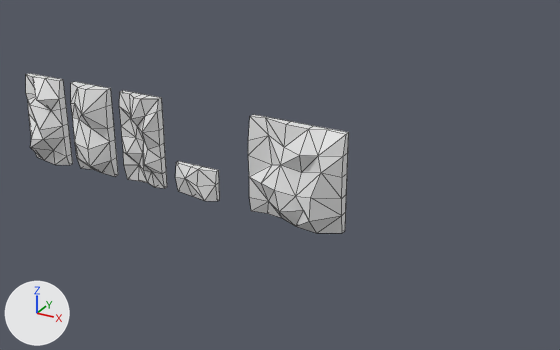
Before and after pictures for a commit that changed the Blender file art-source/lobby/v5/LobbyV5.blend.
Rendered twice from a camera (50 mm lens) standing at (302.0, -290.7, 165.9) and looking at (141.2, 1.5, 19.8). Lighting does not change. The marker at lower left points along +X, +Y and +Z. The picture after the commit comes second. Mesh edges are drawn as thin lines.

The first picture shows 'V5_RockCeil_A', 'V5_RockLow_A', 'V5_RockWall_A', 'V5_RockWall_B', 'V5_RockWall_C'.
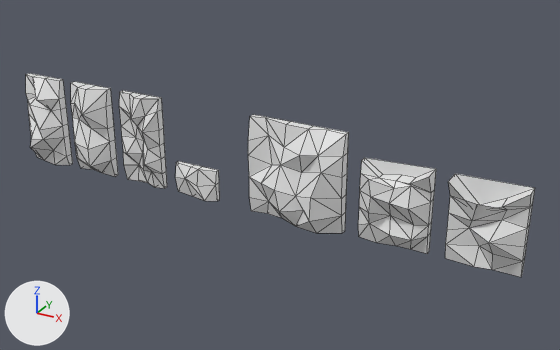
Pixel boxes [x1, y1, x2, y2] of what changed, in the pictures (560 x 350 px):
'V5_RockChimney_B', added: after [445, 174, 535, 277]
'V5_RockChimney_A', added: after [358, 158, 436, 254]

Patch to the scene script:
```diff
--- a/art-source/lobby/v5/LobbyV5.blend.py
+++ b/art-source/lobby/v5/LobbyV5.blend.py
@@ me_v5_rockchimney_b_001 @@
+me_v5_rockchimney_b_001.from_pydata(...)  # 48 vertices, 47 faces; spans x -16.0..16.0, y -12.0..0.0, z 0.0..39.2
+me_v5_rockchimney_b_001.materials.append(mat_mat_rock)  # white #e7e7e7
@@ me_v5_rockchimney_a_001 @@
+me_v5_rockchimney_a_001.from_pydata(...)  # 60 vertices, 59 faces; spans x -16.0..16.0, y -11.0..0.0, z 0.0..38.9
+me_v5_rockchimney_a_001.materials.append(mat_mat_rock)  # white #e7e7e7
@@ ob_v5_rockchimney_b @@
+ob_v5_rockchimney_b = bpy.data.objects.new('V5_RockChimney_B', me_v5_rockchimney_b_001)
+ob_v5_rockchimney_b.location = (240.0, 0.0, 0.0)
@@ ob_v5_rockchimney_a @@
+ob_v5_rockchimney_a = bpy.data.objects.new('V5_RockChimney_A', me_v5_rockchimney_a_001)
+ob_v5_rockchimney_a.location = (200.0, 0.0, 0.0)
```
